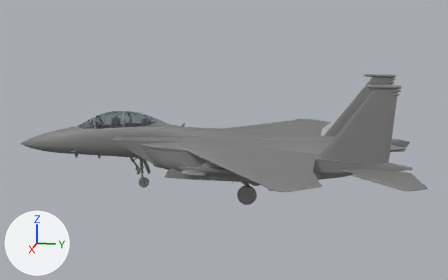
Two versions of the FBX model DirectX11_Base/Assets/Model/Character/F15E/F15E.fbx, one commit apart.
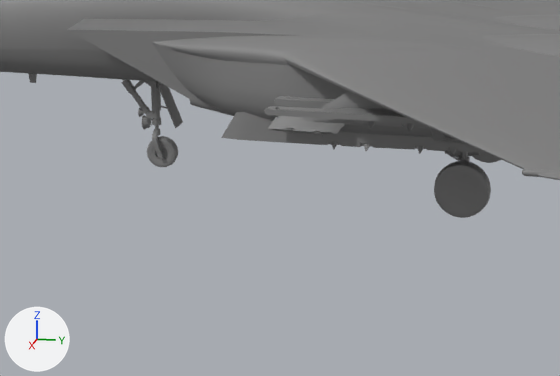
Each version appears first whole from a 50 mm camera at (27.95, 6.41, 9.58) aimed at (-0.1, 0.8, 2.57), and next in a close-up on the part from 20% to 63% of the width and 46% to 93% of the height. Every picture has the same lights, and +X, +Y and +Z are marked at lower left. The last two pictures show the newer version. Where no turn or scale is listed for an object, it has been applied to the vertices. Vertices at exactly the same position are counted once.

Objects in the first close-up: 'SK_West_Fighter_F15E'.
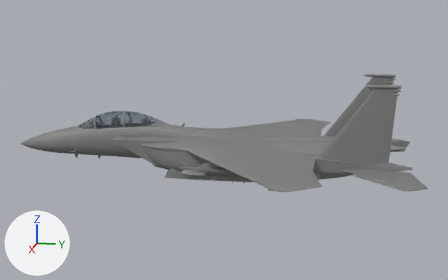
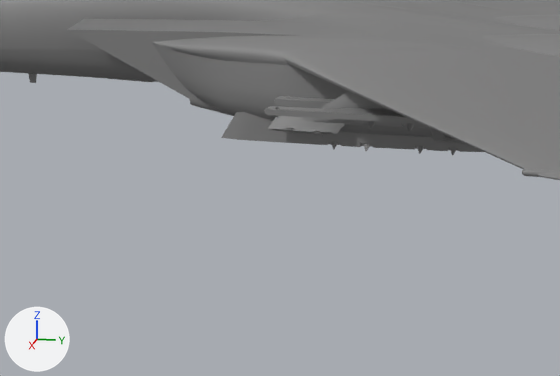
Pixel boxes (x1, y1, x2, y2) of what changed, in the close-ups (560 x 376 px; the box of a moved part takes in the faces that stretch with it):
'SK_West_Fighter_F15E', reshaped
    before: (0, 0, 560, 218)
    after: (0, 0, 560, 180)
part 1 of me_sk_west_fighter_f15e, moved or reshaped (not visible afterwards)
    before: (150, 81, 157, 94)
part 2 of me_sk_west_fighter_f15e, moved or reshaped (not visible afterwards)
    before: (144, 81, 157, 86)
part 3 of me_sk_west_fighter_f15e, moved or reshaped (not visible afterwards)
    before: (133, 85, 138, 90)
part 4 of me_sk_west_fighter_f15e, moved or reshaped (not visible afterwards)
    before: (142, 107, 150, 114)
part 5 of me_sk_west_fighter_f15e, moved or reshaped
    before: (158, 83, 183, 128)
    after: (117, 79, 154, 82)
part 6 of me_sk_west_fighter_f15e, moved or reshaped (not visible afterwards)
    before: (121, 80, 136, 94)
part 7 of me_sk_west_fighter_f15e, moved or reshaped (not visible afterwards)
    before: (444, 151, 480, 157)
part 8 of me_sk_west_fighter_f15e, moved or reshaped (not visible afterwards)
    before: (460, 157, 470, 162)
part 9 of me_sk_west_fighter_f15e, moved or reshaped (not visible afterwards)
    before: (445, 150, 451, 154)
part 10 of me_sk_west_fighter_f15e, moved or reshaped (not visible afterwards)
    before: (446, 151, 460, 161)
part 11 of me_sk_west_fighter_f15e, moved or reshaped (not visible afterwards)
    before: (152, 129, 163, 157)
part 12 of me_sk_west_fighter_f15e, moved or reshaped (not visible afterwards)
    before: (434, 152, 501, 218)
part 13 of me_sk_west_fighter_f15e, moved or reshaped (not visible afterwards)
    before: (122, 79, 178, 167)

Edits to the bpy script that builds the scene:
```text
Change me_sk_west_fighter_f15e:
    used by ob_sk_west_fighter_f15e; location = (0.0, 0.0, 0.0)
    remove me_sk_west_fighter_f15e.from_pydata(...)  # 10342 vertices, 17335 faces; spans x -6.5..6.5, y -9.7..9.7, z 0.0..5.7
    add me_sk_west_fighter_f15e.from_pydata(...)  # 10342 vertices, 17335 faces; spans x -6.5..6.5, y -9.7..9.7, z 1.1..5.7
    me_sk_west_fighter_f15e part 1: the loose piece of 8 vertices spanning x 0.1..0.2, y -3.3, z 1.3..1.7 is turned -100 degrees about the x axis through its middle, then moved by (0.0, -0.3, 0.3)
    me_sk_west_fighter_f15e part 2: the loose piece of 10 vertices spanning x 0.0, y -3.6..-3.3, z 1.4..1.6 is turned -100 degrees about the x axis through its middle, then moved by (0.0, -0.1, 0.4)
    me_sk_west_fighter_f15e part 3: the loose piece of 8 vertices spanning x 0.0, y -3.7..-3.5, z 1.3..1.5 is scaled about its middle by (1, 0.603, -1.1), then moved by (0.0, 0.0, 0.8)
    me_sk_west_fighter_f15e part 4: the loose piece of 8 vertices spanning x 0.0, y -3.5..-3.4, z 0.9..1.0 is scaled about its middle by (1, -0.0195, -1.12), then moved by (0.0, -2.2, 1.0)
    me_sk_west_fighter_f15e part 5: the loose piece of 12 vertices spanning x -0.2..0.2, y -3.2..-2.9, z 0.7..1.5 is scaled about its middle by (1, -2.71, -0.0313), then moved by (0.0, -0.7, 0.4)
    me_sk_west_fighter_f15e part 6: the loose piece of 28 vertices spanning x -0.1..0.1, y -3.9..-3.7, z 1.3..1.5 is turned -120 degrees about the x axis through its middle, then moved by (0.0, -1.4, 0.6)
    me_sk_west_fighter_f15e part 7: the loose piece of 24 vertices spanning x 0.7..0.9, y 1.4..2.4, z 0.7..1.3 is multiplied about its middle by the matrix ((0.024, 0.154, -0.988), (0.154, 0.976, 0.156), (0.988, -0.156, 0.0)), then moved by (0.3, 0.0, 0.3)
    me_sk_west_fighter_f15e part 8: the loose piece of 22 vertices spanning x 1.2..1.3, y 2.1..2.2, z 0.3..0.9 is multiplied about its middle by the matrix ((0.775, -0.298, 0.558), (-0.619, -0.177, 0.765), (-0.129, -0.938, -0.321)), then moved by (-0.5, -0.7, 1.2)
    me_sk_west_fighter_f15e part 9: the loose piece of 24 vertices spanning x 1.2..1.3, y 1.9..2.1, z 0.9..1.1 is scaled about its middle by (0.784, 0.253, -2.07), then moved by (-0.2, -0.2, 0.9)
    me_sk_west_fighter_f15e part 10: the loose piece of 24 vertices spanning x 1.2..1.3, y 1.9..2.1, z 0.8..1.0 is scaled about its middle by (0.555, -0.586, 1.54), then moved by (-0.3, -0.3, 1.0)
    me_sk_west_fighter_f15e part 11: the loose piece of 46 vertices spanning x -0.1..0.2, y -3.3..-3.2, z 0.2..0.7 is turned -100 degrees about the x axis through its middle, then moved by (0.0, -1.4, 1.5)
    me_sk_west_fighter_f15e part 12: 850 of 10342 vertices moved; they spanned x -1.5..1.5, y 1.5..2.6, z 0.0..1.7 and now span x -1.4..1.3, y 0.8..2.5, z 1.3..2.3; mean shift (0.0, -0.6, 1.0); largest move (-1.5, 2.2, 0.0) -> (-0.6, 0.8, 2.0)
    me_sk_west_fighter_f15e part 13: 658 of 10342 vertices moved; they spanned x -0.3..0.4, y -4.4..-2.9, z 0.0..2.2 and now span x -0.3..0.4, y -5.8..-3.2, z 1.5..2.2; mean shift (0.0, -1.2, 1.2); largest move (0.0, -3.2, 0.0) -> (0.0, -5.1, 2.0)
    other edits to the shape of me_sk_west_fighter_f15e do not show in these pictures
```
